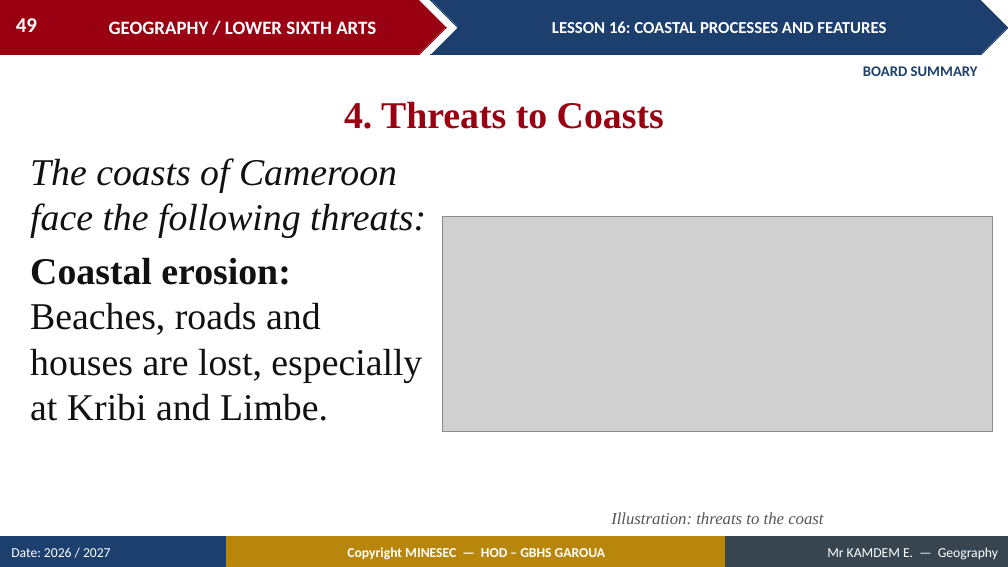
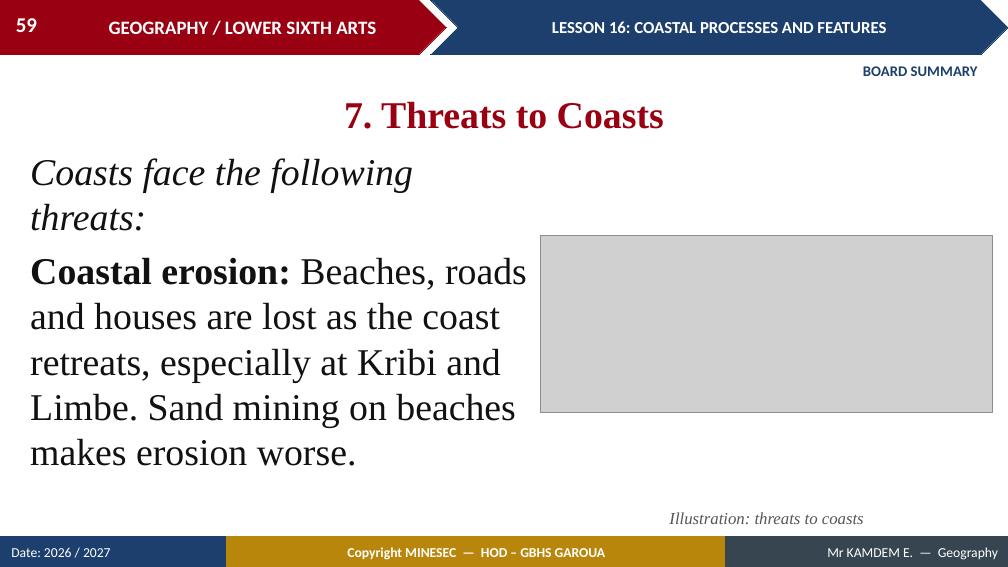
Before and after one commit to Berthautk/linea-github, a slide deck: slide 59 of lecons/LSA/Geomorphology/18_LSA_GEOMO_L16_Coastal_Processes_and_Features.pptx (slide 49 before the commit). Drawn at 1008x567 pixels with LibreOffice and Linux fonts; fonts in the diff are those of the drawing; grey boxes stand for pictures. Boxes give left, top, right and bottom in pixels: in the first picture for what was removed or moved away, otherwise in the second. Text is boxed around its words. In the diff, an @@ line names an element or a change of style, - is before the commit and + after.

```diff
--- a/lecons/LSA/Geomorphology/18_LSA_GEOMO_L16_Coastal_Processes_and_Features.pptx
+++ b/lecons/LSA/Geomorphology/18_LSA_GEOMO_L16_Coastal_Processes_and_Features.pptx
@@ page number at (x1=16, y1=18, x2=37, y2=32): text changed @@
-49
+59
@@ text at (x1=344, y1=101, x2=664, y2=129): text changed @@
-4. Threats to Coasts
+7. Threats to Coasts
@@ text at (x1=30, y1=158, x2=527, y2=466): text changed @@
-The coasts of Cameroon face the following threats:
-Coastal erosion: Beaches, roads and houses are lost, especially at Kribi and Limbe.
+Coasts face the following threats:
+Coastal erosion: Beaches, roads and houses are lost as the coast retreats, especially at Kribi and Limbe. Sand mining on beaches makes erosion worse.
@@ picture resized from (x1=442, y1=216, x2=993, y2=431) to (x1=541, y1=236, x2=993, y2=413) @@
@@ text at (x1=669, y1=512, x2=864, y2=524): text changed @@
-Illustration: threats to the coast
+Illustration: threats to coasts
```
Also in this commit, not shown: 14 other slides changed, 14 slides added, 3 slides removed, 20 other files.
